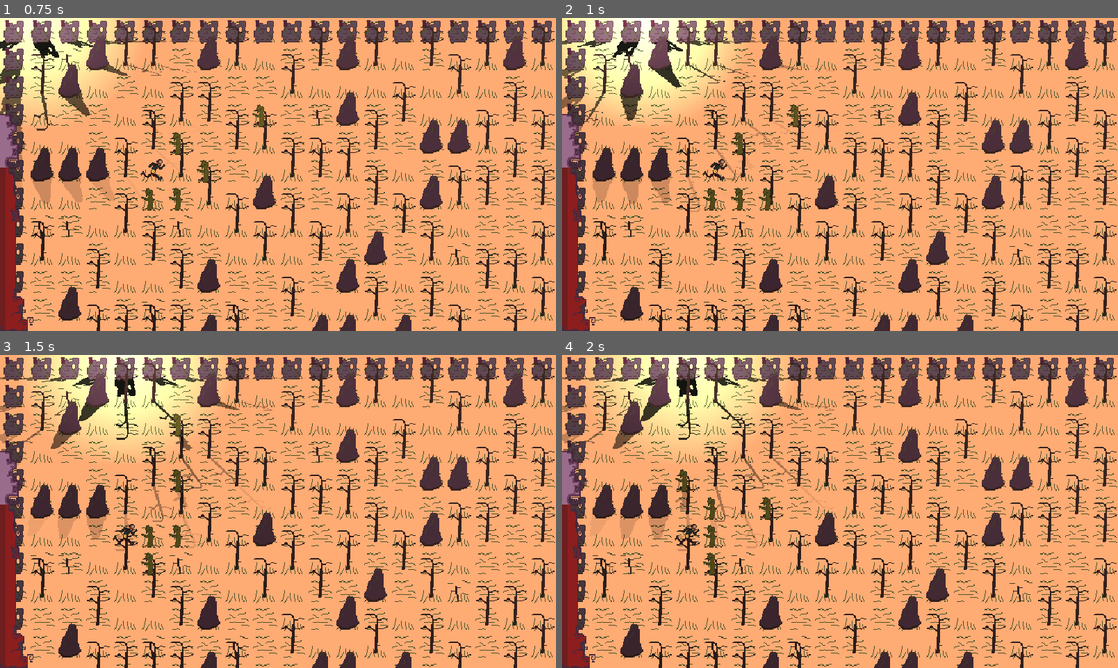
Above: before the commit, frames 1-4 (two rows, left to right).
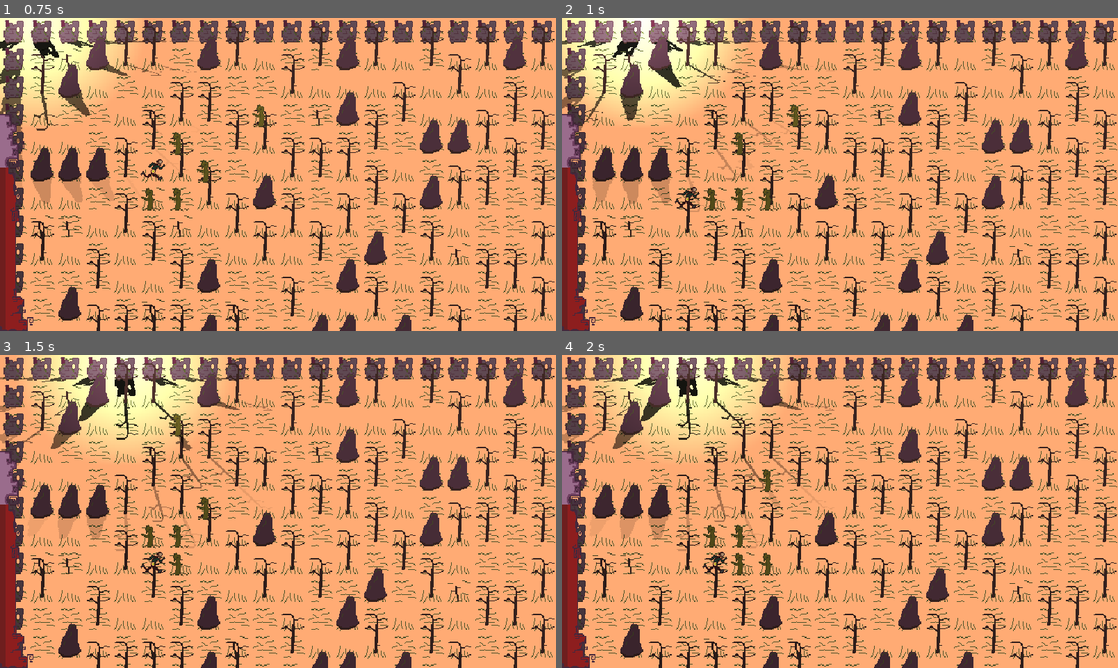
Above: after the commit, the same moments.

Repository: HartThomas/pixel-rpg
Game: Godot game, scene res://scenes/adventure.tscn
The game is run twice, just before and just after one commit, with the same random seed, the same clock (stepped at 60 frames per second) and the same inputs.
Inputs (mouse positions are in pixels of both pictures, inside the frame that each line leads up to):
- Up to frame 1 (0.75 s): tap Enter at 0.5 s; move the mouse to (400, 158) at 0.52 s; hold Right (ui_right) from 0.53 s (still down); tap Middle mouse button (camera_pan) at 0.6 s; click (400, 158) at 0.67 s
- Up to frame 2 (1 s): keep holding Right (ui_right)
- Up to frame 3 (1.5 s): release Right (ui_right) at 1.25 s; drag from (166, 527) to (211, 423) at 1.27 s
- Up to frame 4 (2 s): no input

Frame 1 is identical in both runs. In frame 2, 0.2% of the frame differs, in the area x 20-30%, y 45-61%; in frame 3, 0.5%; in frame 4, 1.0%, in the area x 20-40%, y 36-71%.

Commit message:
Move player movement to new cooldown manager

Diff:
--- a/project.godot
+++ b/project.godot
@@ -22,6 +22,7 @@
 WeaponScript="*res://scripts/global/weapon_script.gd"
 ItemManager="*res://scripts/global/item_manager.gd"
 InventoryManager="*res://scripts/global/inventory_manager.gd"
+CooldownManager="*res://scripts/global/cooldown_manager.gd"
 
 [display]
 
--- /dev/null
+++ b/scripts/global/cooldown_manager.gd
@@ -0,0 +1,35 @@
+extends Node
+
+# Stores cooldowns as { name: { time_left, total_time } }
+var cooldowns : Dictionary = {}
+
+func start_cooldown(node: Object, name : String, duration: float) -> void:
+	if not cooldowns.has(node):
+		cooldowns[node] = {}
+	cooldowns[node][name] = {
+		"time_left": duration,
+		"total_time": duration
+	}
+
+func is_on_cooldown(node: Object, name: String) -> bool:
+	return cooldowns.has(node) \
+		and cooldowns[node].has(name) \
+		and cooldowns[node][name]["time_left"] > 0
+
+func get_cooldown_time_left(name: String) -> float:
+	return cooldowns.get(name, {}).get("time_left", 0.0)
+
+func get_cooldown_progress(name: String) -> float:
+	# Returns 0.0–1.0
+	if not cooldowns.has(name): return 0.0
+	var cd = cooldowns[name]
+	return 1.0 - (cd["time_left"] / cd["total_time"])
+
+func _process(delta: float) -> void:
+	for node in cooldowns.keys():
+		for name in cooldowns[node].keys():
+			cooldowns[node][name]["time_left"] -= delta
+			if cooldowns[node][name]["time_left"] <= 0:
+				cooldowns[node].erase(name)
+		if cooldowns[node].is_empty():
+			cooldowns.erase(node)
--- a/scripts/global/enemy_manager.gd
+++ b/scripts/global/enemy_manager.gd
@@ -45,28 +45,48 @@
 			#GameScript.astar_grid.set_point_solid((current/32).floor(), false)
 			##GameScript.astar_grid.set_point_solid((direction/32).floor(), true)
 
+func move_player() -> void:
+		if player_scene.path.size() > 0:
+			var next_tile = player_scene.path.pop_front()
+			#move_enemy(player_scene,next_tile* 32 + Vector2i(16,16),player_scene.position)
+			if next_tile in claimed_tiles:
+				return # This blocks a move, perhaps there should be something that happens to the player when they get blocked
+			if GameScript.astar_grid.is_point_solid(next_tile):
+				if player_scene.path.size() > 0:
+					var target = player_scene.path.pop_back()
+					player_scene.path = GameScript.astar_grid.get_id_path((player_scene.position / 32).floor(), target)
+					if player_scene.path.size() > 0:
+						next_tile = player_scene.path.pop_front()
+						claimed_tiles[next_tile] = true
+						player_scene.position = next_tile * 32 + Vector2i(16,16)
+						GameScript.update_cells_based_on_player_movement(player_scene.position,player_scene)
+			elif next_tile:
+				claimed_tiles[next_tile] = true
+				player_scene.position = next_tile * 32 + Vector2i(16,16)
+				GameScript.update_cells_based_on_player_movement(player_scene.position,player_scene)
+
 func _process(delta: float) -> void:
 	if not paused:
-		if player_scene.path.size() > 0:
-			if player_scene.move_timer >= player_scene.move_delay:
-				player_scene.move_timer = 0.0
-				var next_tile = player_scene.path.pop_front()
-				#move_enemy(player_scene,next_tile* 32 + Vector2i(16,16),player_scene.position)
-				if next_tile in claimed_tiles:
-					return # This blocks a move, perhaps there should be something that happens to the player when they get blocked
-				if GameScript.astar_grid.is_point_solid(next_tile):
-					if player_scene.path.size() > 0:
-						var target = player_scene.path.pop_back()
-						player_scene.path = GameScript.astar_grid.get_id_path((player_scene.position / 32).floor(), target)
-						if player_scene.path.size() > 0:
-							next_tile = player_scene.path.pop_front()
-							claimed_tiles[next_tile] = true
-							player_scene.position = next_tile * 32 + Vector2i(16,16)
-							GameScript.update_cells_based_on_player_movement(player_scene.position,player_scene)
-				elif next_tile:
-					claimed_tiles[next_tile] = true
-					player_scene.position = next_tile * 32 + Vector2i(16,16)
-					GameScript.update_cells_based_on_player_movement(player_scene.position,player_scene)
+		#if player_scene.path.size() > 0:
+			#if player_scene.move_timer >= player_scene.move_delay:
+				#player_scene.move_timer = 0.0
+				#var next_tile = player_scene.path.pop_front()
+				##move_enemy(player_scene,next_tile* 32 + Vector2i(16,16),player_scene.position)
+				#if next_tile in claimed_tiles:
+					#return # This blocks a move, perhaps there should be something that happens to the player when they get blocked
+				#if GameScript.astar_grid.is_point_solid(next_tile):
+					#if player_scene.path.size() > 0:
+						#var target = player_scene.path.pop_back()
+						#player_scene.path = GameScript.astar_grid.get_id_path((player_scene.position / 32).floor(), target)
+						#if player_scene.path.size() > 0:
+							#next_tile = player_scene.path.pop_front()
+							#claimed_tiles[next_tile] = true
+							#player_scene.position = next_tile * 32 + Vector2i(16,16)
+							#GameScript.update_cells_based_on_player_movement(player_scene.position,player_scene)
+				#elif next_tile:
+					#claimed_tiles[next_tile] = true
+					#player_scene.position = next_tile * 32 + Vector2i(16,16)
+					#GameScript.update_cells_based_on_player_movement(player_scene.position,player_scene)
 		for enemy in enemies:
 			if enemy:
 				if enemy.state == 1:
--- a/scripts/player_animatable_sprite.gd
+++ b/scripts/player_animatable_sprite.gd
@@ -1,18 +1,20 @@
-extends 'res://scripts/animatable_sprite.gd'
+extends "res://scripts/animatable_sprite.gd"
 
 var path: Array[Vector2i] = []
-var move_speed = 5.0
-var move_timer = 0.0
-var move_delay = 1.0 / move_speed
+var move_speed := 5.0 # tiles per second
 
 func _process(delta: float) -> void:
 	super._process(delta)
-	if path.size() > 0:
-		move_timer += delta
 
-func _ready() -> void:
-	super._ready()
+	# If we have a path and are NOT on cooldown, move to next tile
+	if path.size() > 0 and not CooldownManager.is_on_cooldown(self, "move"):
+		EnemyManager.move_player()
+		# Start cooldown for movement
+		var move_delay = 1.0 / move_speed
+		CooldownManager.start_cooldown(self, "move", move_delay)
 
-func move_player(target: Vector2i):
+func _ready() -> void: super._ready()
+
+func move_player(target: Vector2i) -> void:
 	var current_grid = (position / 32).floor()
 	path = GameScript.astar_grid.get_id_path(current_grid, target)
Not shown, added: scripts/global/cooldown_manager.gd.uid
